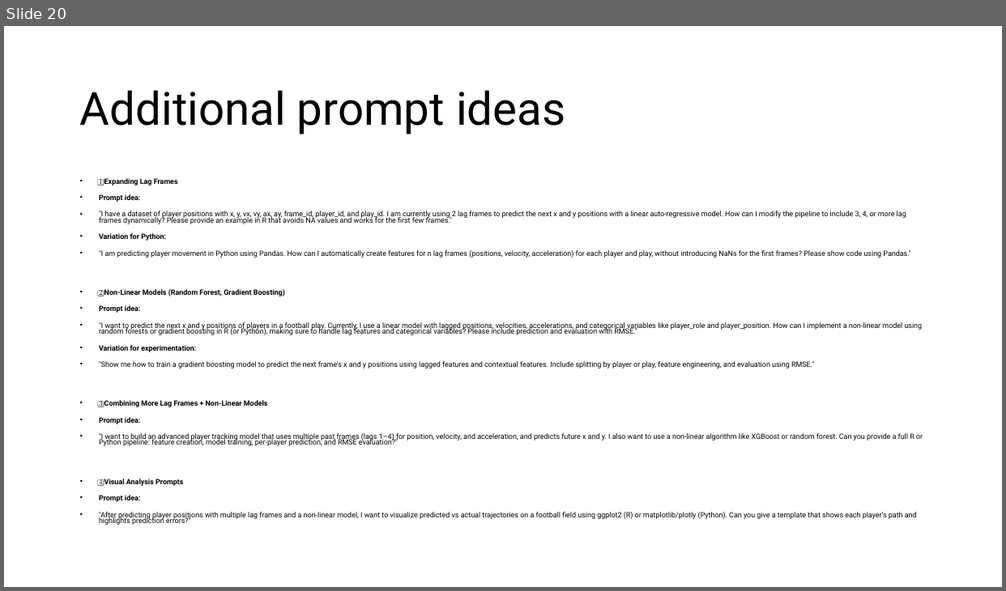
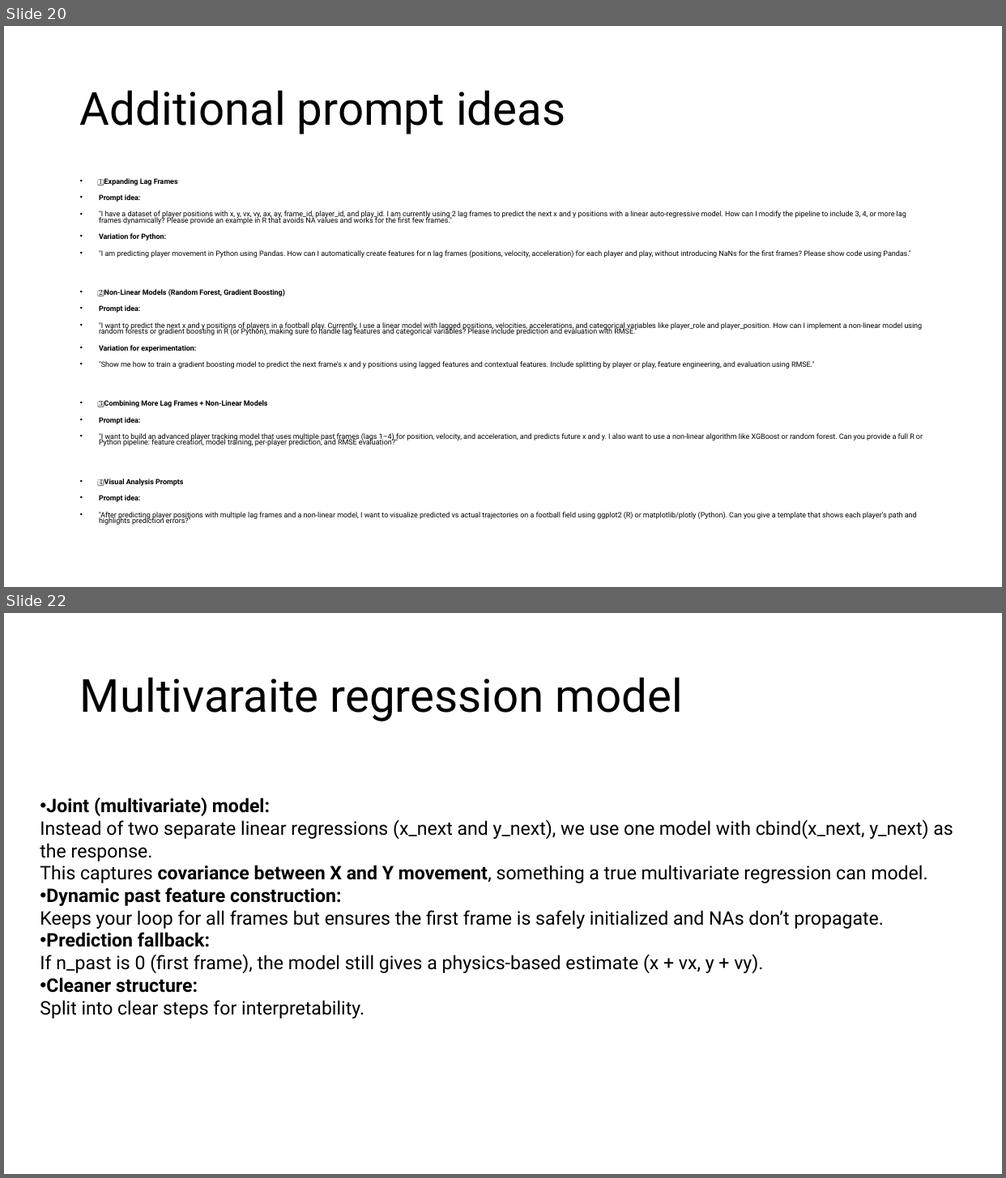
Before and after one commit to mfaulconer/NFL-Big-Data-Bowl-2026, a slide deck: nfl_progress.pptx. Shown one above the other, each under a label of ours: slide 20 before the commit, slides 20 and 22 after it; the slides between them are not shown. The pictures are 1006x591 and 1006x1178 pixels, drawn with LibreOffice and Linux fonts; fonts in the diff are those of the drawing. Boxes give left, top, right and bottom in pixels: in the first picture for what was removed or moved away, otherwise in the second. Text is boxed around its words. In the diff, an @@ line names an element or a change of style, - is before the commit and + after.

Commit message:
updating files for team. focus on baseR_multivaraite

```diff
--- a/nfl_progress.pptx
+++ b/nfl_progress.pptx
@@ slide 22 added at box(4, 613, 1002, 1174), background #FFFFFF @@
@@ title added at box(80, 677, 683, 722), 44 pt, text #000000 @@
+Multivaraite regression model
@@ text added at box(40, 798, 953, 1019), 18 pt, text #000000 @@
+• Joint (multivariate) model:
+  Instead of two separate linear regressions (x_next and y_next), we use one model with cbind(x_next, y_next) as the response.
+  This captures covariance between X and Y movement, something a true multivariate regression can model.
+• Dynamic past feature construction:
+  Keeps your loop for all frames but ensures the first frame is safely initialized and NAs don’t propagate.
+• Prediction fallback:
+  If n_past is 0 (first frame), the model still gives a physics-based estimate (x + vx, y + vy).
+• Cleaner structure:
+  Split into clear steps for interpretability.
```
Also in this commit, not shown: 1 slide changed, 2 other slides added, 16 other files.
